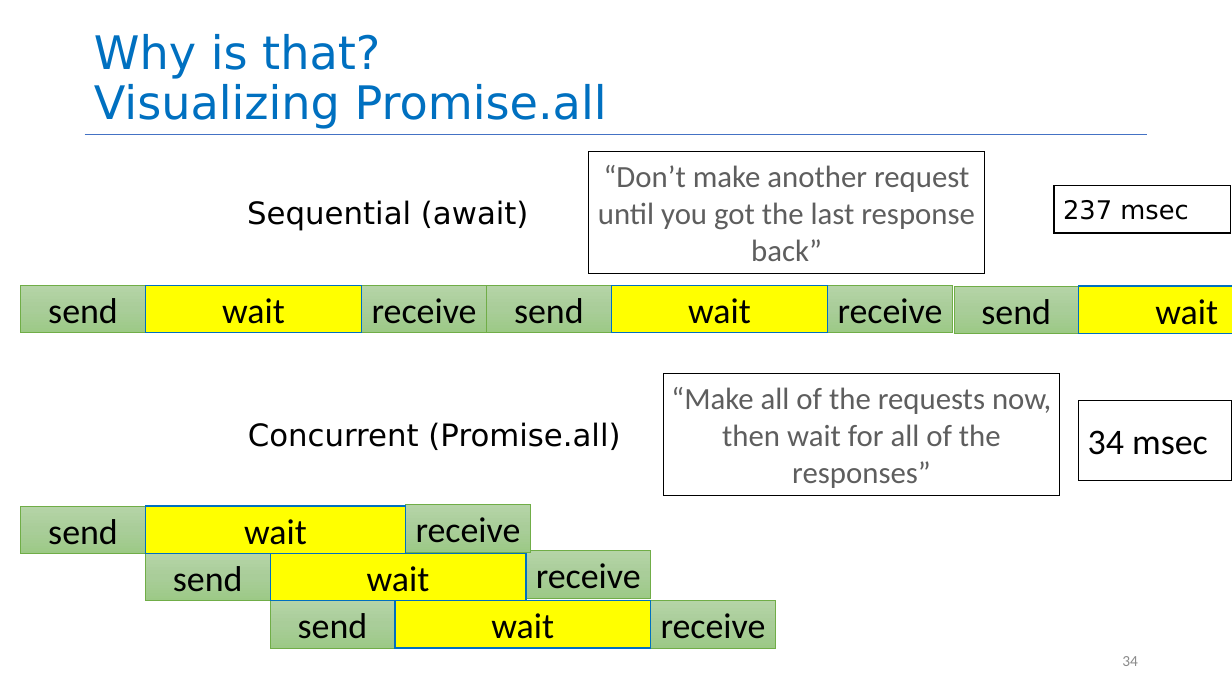
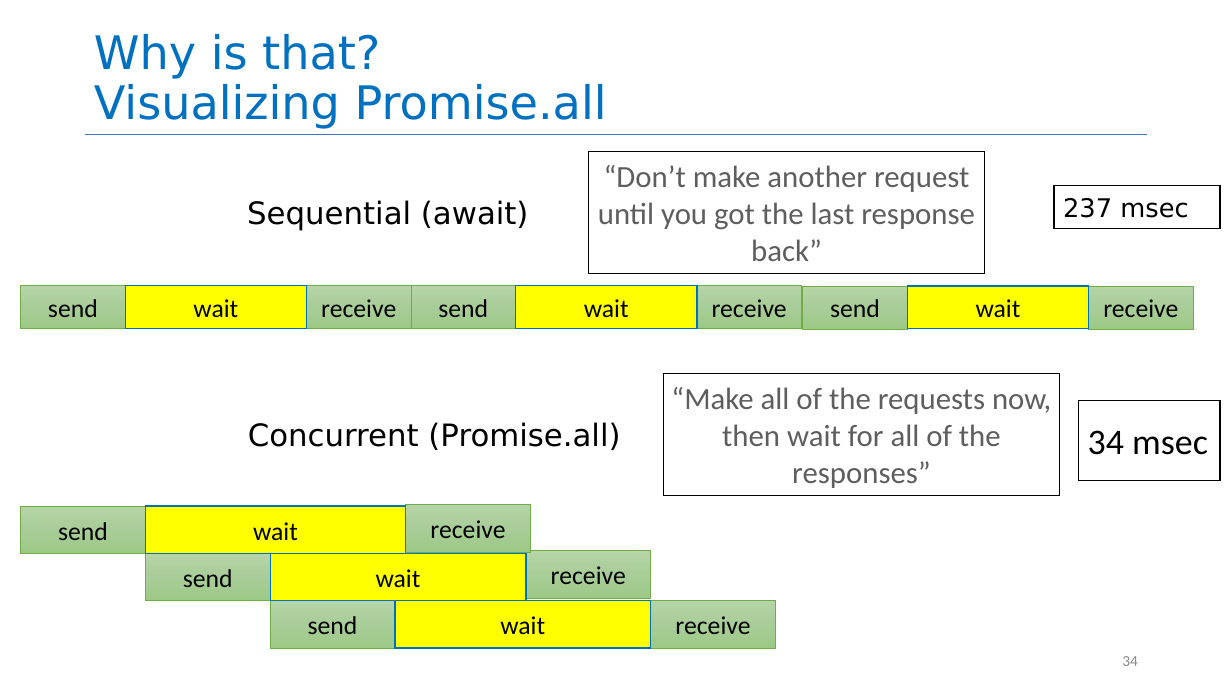
Before and after one commit to neu-se/CS4530-Spring-2025, a slide deck: slide 34 of Slides/Module 06 Concurrency Patterns in Typescript.pptx. Drawn at 1232x693 pixels with LibreOffice and Linux fonts; fonts in the diff are those of the drawing. Boxes give left, top, right and bottom in pixels: in the first picture for what was removed or moved away, otherwise in the second. Text is boxed around its words. In the diff, an @@ line names an element or a change of style, - is before the commit and + after.

Commit message:
tweaked slides

```diff
--- a/Slides/Module 06 Concurrency Patterns in Typescript.pptx
+++ b/Slides/Module 06 Concurrency Patterns in Typescript.pptx
@@ rectangle "237 msec": place and size @@
-rectangle "237 msec" at (1055,186,1231,233)
+rectangle "237 msec" at (1055,186,1221,228)
@@ rectangle "send": place and size @@
-rectangle "send" at (20,286,145,333)
+rectangle "send" at (20,286,125,328)
@@ rectangle "wait": place and size @@
-rectangle "wait" at (145,286,361,333)
+rectangle "wait" at (125,286,306,328)
@@ rectangle "receive": place and size @@
-rectangle "receive" at (362,286,487,333)
+rectangle "receive" at (307,286,411,328)
@@ rectangle "send": place and size @@
-rectangle "send" at (487,286,612,333)
+rectangle "send" at (411,286,516,328)
@@ rectangle "wait": place and size @@
-rectangle "wait" at (612,286,828,333)
+rectangle "wait" at (516,286,697,328)
@@ rectangle "receive": place and size @@
-rectangle "receive" at (828,286,953,333)
+rectangle "receive" at (697,286,801,328)
@@ rectangle "send": place and size @@
-rectangle "send" at (954,287,1079,334)
+rectangle "send" at (803,287,908,329)
@@ size 28 to 20 pt in 17 elements at (270,601,395,648), (651,601,775,648), (395,601,651,648), (145,554,270,601), (526,551,651,598), (270,554,526,601), (20,506,145,554), (406,505,531,552), (145,506,406,554), (20,286,125,328), (125,286,306,328), (307,286,411,328), (411,286,516,328), (516,286,697,328), (697,286,801,328), (803,287,908,329), (908,287,1089,329) @@
@@ rectangle "wait": place and size @@
-rectangle "wait" at (1079,287,1232,334)
+rectangle "wait" at (908,287,1089,329)
@@ rectangle added at (1089,287,1193,329), fill gradient #B5D5A7 to #AACE9A to #9CC987, outline #70AD47 0.5 pt, 20 pt, text #000000 @@
+receive
@@ rectangle "34 msec": place and size @@
-rectangle "34 msec" at (1079,401,1232,481)
+rectangle "34 msec" at (1079,401,1220,481)
```
Also in this commit, not shown: 14 other slides changed, 1 other file.
